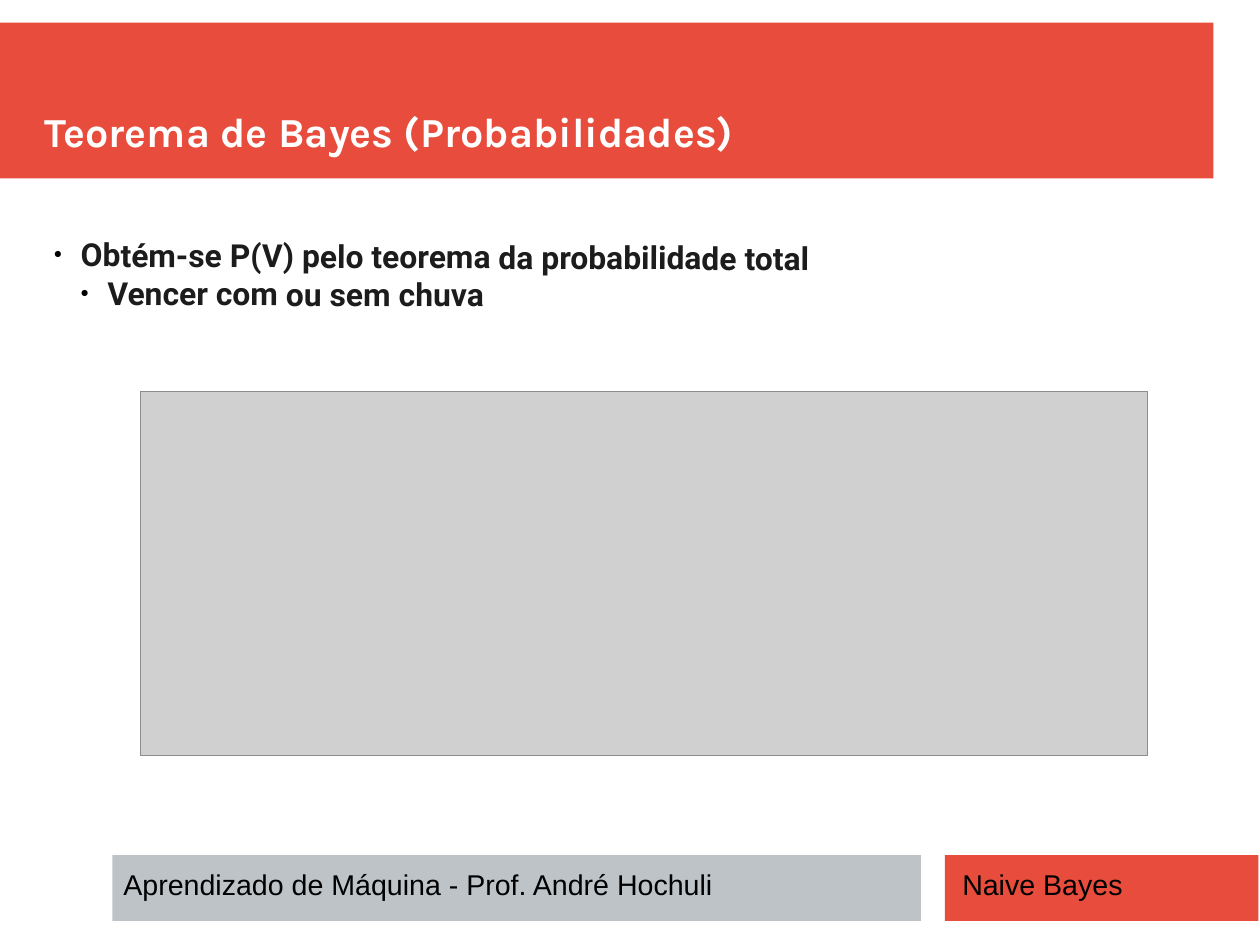
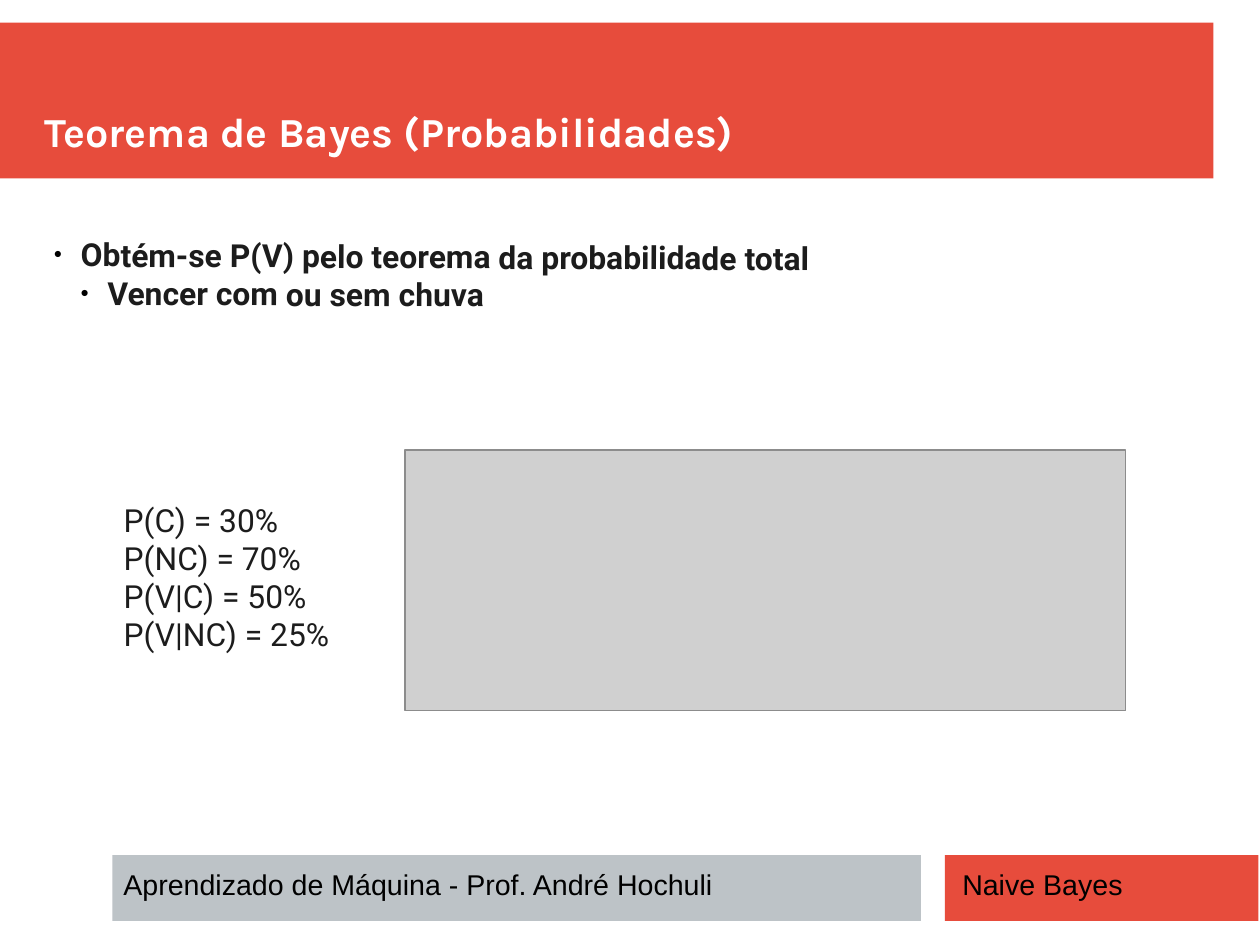
Before and after one commit to andrehochuli/teaching, a slide deck: slide 9 of AprendizadoMaquina/Tópico 02 - Aprendizado Supervisionado/Tópico 02 - Aprendizado-Supervisionado - Naive Bayes.pptx. Drawn at 1260x945 pixels with LibreOffice and Linux fonts; fonts in the diff are those of the drawing; grey boxes stand for pictures. Boxes give left, top, right and bottom in pixels: in the first picture for what was removed or moved away, otherwise in the second. Text is boxed around its words. In the diff, an @@ line names an element or a change of style, - is before the commit and + after.

```diff
--- a/AprendizadoMaquina/Tópico 02 - Aprendizado Supervisionado/Tópico 02 - Aprendizado-Supervisionado - Naive Bayes.pptx
+++ b/AprendizadoMaquina/Tópico 02 - Aprendizado Supervisionado/Tópico 02 - Aprendizado-Supervisionado - Naive Bayes.pptx
@@ picture: place and size @@
-picture at [141,392,1148,757]
+picture at [405,450,1126,711]
@@ text added at [124,507,329,653], 20 pt, text #1C1C1C @@
+P(C) = 30%
+P(NC) = 70%
+P(V|C) = 50%
+P(V|NC) = 25%
```
Also in this commit, not shown: 8 slides added.
